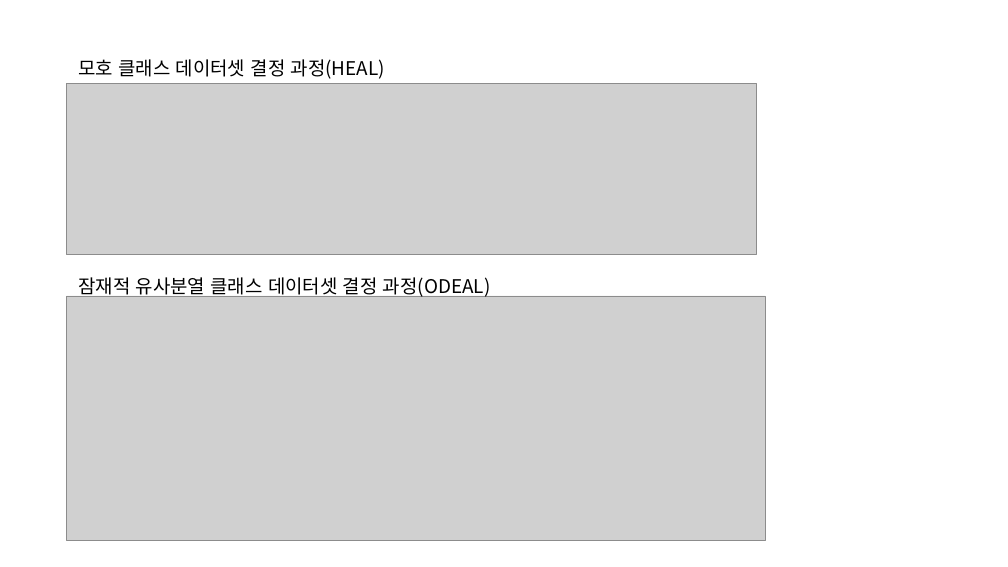
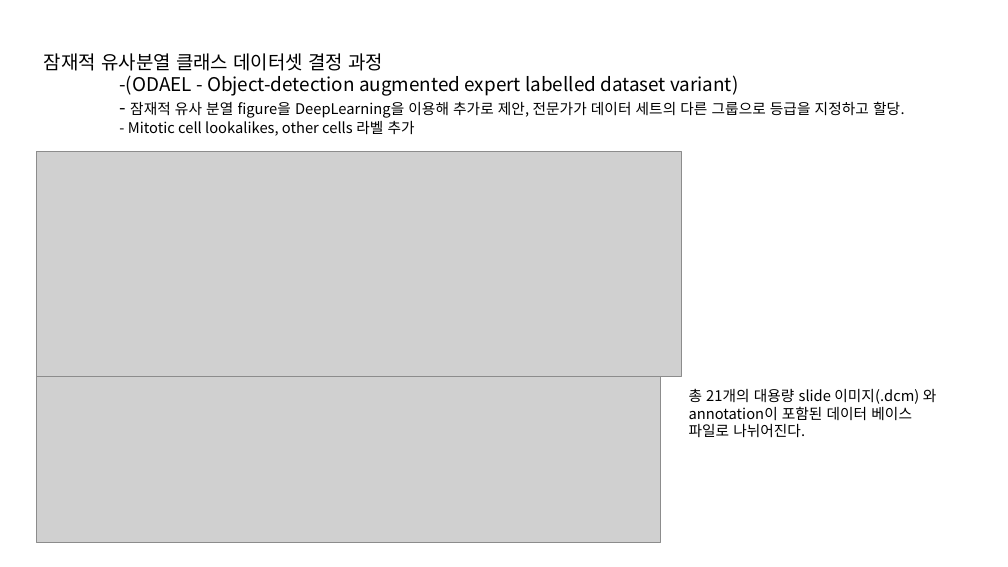
Before and after one commit to hslee4716/CCMCT, a slide deck: slide 4 of 발표자료/CCMCT_중간발표.pptx (slide 6 before the commit). Drawn at 1008x567 pixels with LibreOffice and Linux fonts; fonts in the diff are those of the drawing; grey boxes stand for pictures. Boxes give left, top, right and bottom in pixels: in the first picture for what was removed or moved away, otherwise in the second. Text is boxed around its words. In the diff, an @@ line names an element or a change of style, - is before the commit and + after.

```diff
--- a/발표자료/CCMCT_중간발표.pptx
+++ b/발표자료/CCMCT_중간발표.pptx
@@ text at box(44, 53, 905, 136): text changed; size 18 to 14 pt @@
-잠재적 유사분열 클래스 데이터셋 결정 과정(ODEAL)
+잠재적 유사분열 클래스 데이터셋 결정 과정
+-(ODAEL - Object-detection augmented expert labelled dataset variant)
+- 잠재적 유사 분열 figure을 DeepLearning을 이용해 추가로 제안, 전문가가 데이터 세트의 다른 그룹으로 등급을 지정하고 할당.
+- Mitotic cell lookalikes, other cells 라벨 추가
@@ text removed at box(78, 59, 385, 79) @@
-모호 클래스 데이터셋 결정 과정(HEAL)
@@ picture removed at box(67, 83, 756, 254) @@
@@ picture: place and size @@
-picture at box(67, 296, 765, 541)
+picture at box(36, 151, 681, 377)
@@ picture added at box(36, 377, 661, 543) @@
@@ text added at box(689, 389, 937, 437), 14 pt, text #000000 @@
+총 21개의 대용량 slide 이미지(.dcm) 와 annotation이 포함된 데이터 베이스 파일로 나뉘어진다.
```
Also in this commit, not shown: 4 other slides changed, 4 slides added, 2 slides removed, 20 other files.
